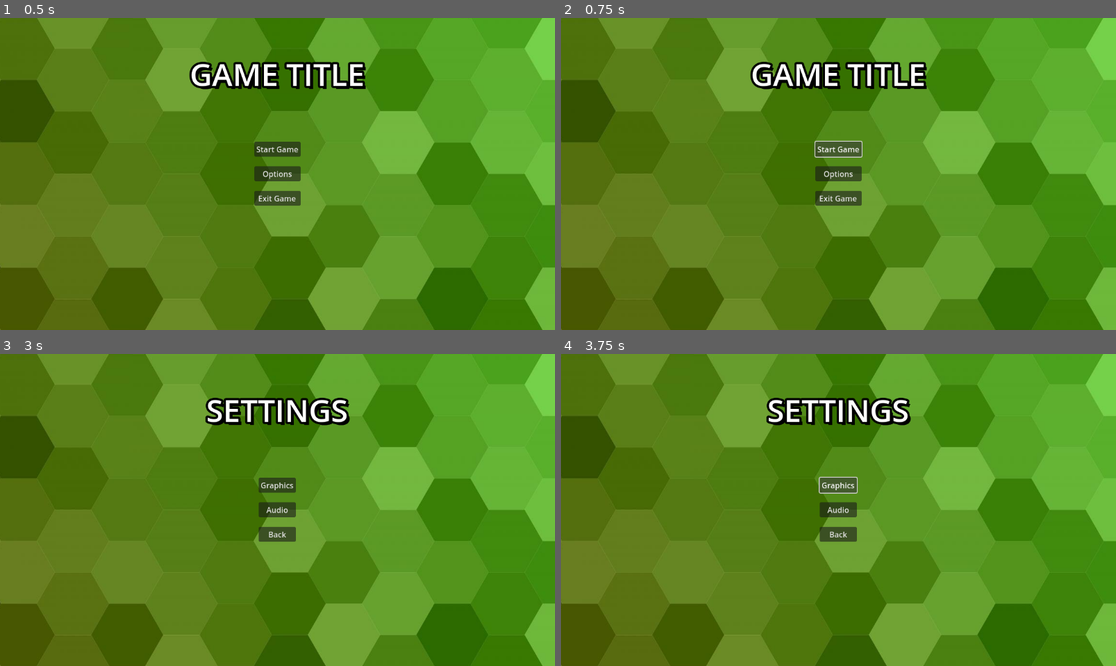
Above: before the commit, frames 1-4 (two rows, left to right).
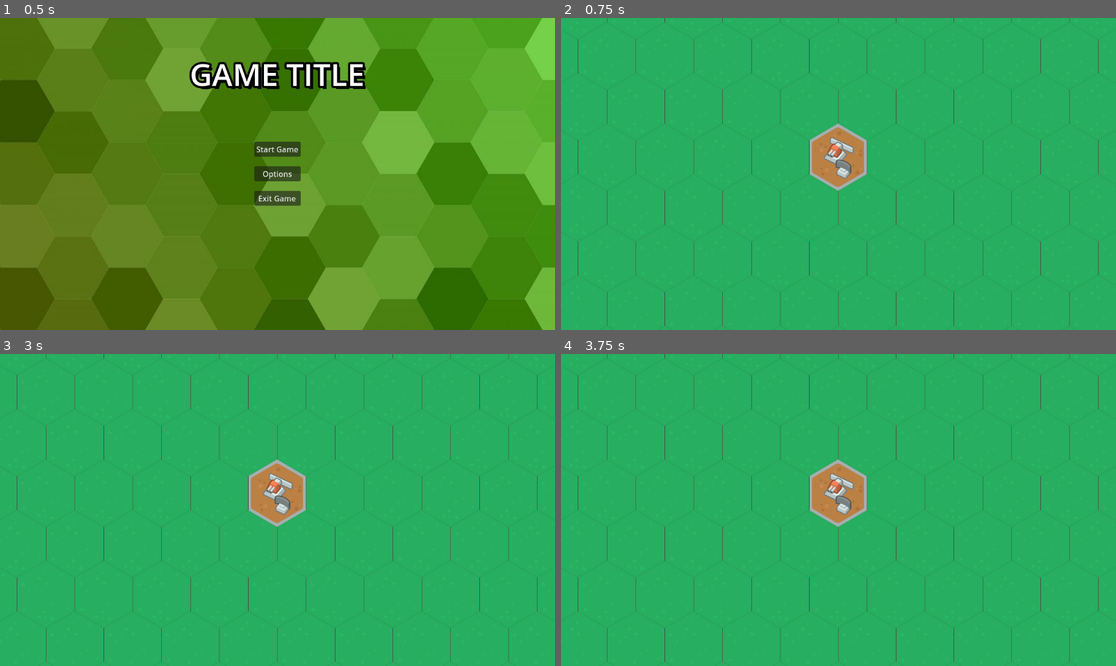
Above: after the commit, the same moments.

Repository: haw-peter/Sustainable_Game_Uni_Project
Game: Godot game, scene res://main_menu.tscn
The game is run twice, just before and just after one commit, with the same random seed, the same clock (stepped at 60 frames per second) and the same inputs.
Inputs (mouse positions are in pixels of both pictures, inside the frame that each line leads up to):
- Up to frame 1 (0.5 s): no input
- Up to frame 2 (0.75 s): click "Start Game" at 0.5 s
- Up to frame 3 (3 s): click (277, 485) at 1.25 s, where only the run before the commit has a clickable "Start Game"; click (277, 485) at 2 s, where only the run before the commit has a clickable "Start Game"; click (277, 510) at 2.75 s, where only the run before the commit has a clickable "Options"
- Up to frame 4 (3.75 s): click (838, 485) at 3.5 s, where only the run before the commit has a clickable "Graphics"

Frame 1 is identical in both runs. In frame 2, 100% of the frame differs, in the area x 0-100%, y 0-100%; in frame 3, 100%; in frame 4, 100%.

Commit message:
Map Files and Scene Transition added

Diff:
--- /dev/null
+++ b/Scenes/main.tscn
@@ -0,0 +1,13 @@
+[gd_scene load_steps=4 format=3 uid="uid://c3l7itki7dyc5"]
+
+[ext_resource type="PackedScene" uid="uid://8perof1x4lj2" path="res://Scenes/tilemap_main.tscn" id="1_l3huc"]
+[ext_resource type="Script" path="res://Scripts/tilemap_main.gd" id="2_nitlo"]
+[ext_resource type="Script" path="res://Scripts/Camera2D.gd" id="3_bcm6o"]
+
+[node name="Main" type="Node"]
+
+[node name="Tilemap Main" parent="." instance=ExtResource("1_l3huc")]
+script = ExtResource("2_nitlo")
+
+[node name="Camera2D" type="Camera2D" parent="."]
+script = ExtResource("3_bcm6o")
--- /dev/null
+++ b/Scenes/tilemap_main.tscn
@@ -0,0 +1,188 @@
+[gd_scene load_steps=6 format=3 uid="uid://8perof1x4lj2"]
+
+[ext_resource type="Texture2D" uid="uid://ddx8kdyyqrxjs" path="res://HexTiles(Kenney)/Spritesheets/hexagonTerrain_sheet.png" id="1_ldbeh"]
+[ext_resource type="Texture2D" uid="uid://dbrdc0w0aaevu" path="res://HexTiles(Kenney)/Spritesheets/hexagonBuildings_sheet.png" id="2_40mn0"]
+
+[sub_resource type="TileSetAtlasSource" id="TileSetAtlasSource_m7ahw"]
+texture = ExtResource("1_ldbeh")
+margins = Vector2i(1, 0)
+separation = Vector2i(2, 2)
+texture_region_size = Vector2i(120, 140)
+6:5/0 = 0
+2:3/0 = 0
+0:12/0 = 0
+5:1/0 = 0
+0:0/0 = 0
+0:1/0 = 0
+0:2/0 = 0
+0:3/0 = 0
+0:4/0 = 0
+0:5/0 = 0
+0:6/0 = 0
+0:7/0 = 0
+0:8/0 = 0
+0:9/0 = 0
+0:10/0 = 0
+0:11/0 = 0
+0:13/0 = 0
+1:0/0 = 0
+1:1/0 = 0
+1:2/0 = 0
+1:3/0 = 0
+1:4/0 = 0
+1:5/0 = 0
+1:6/0 = 0
+1:7/0 = 0
+1:8/0 = 0
+1:9/0 = 0
+1:10/0 = 0
+1:11/0 = 0
+1:12/0 = 0
+1:13/0 = 0
+2:0/0 = 0
+2:1/0 = 0
+2:2/0 = 0
+2:4/0 = 0
+2:5/0 = 0
+2:6/0 = 0
+2:7/0 = 0
+2:8/0 = 0
+2:9/0 = 0
+2:10/0 = 0
+2:11/0 = 0
+2:12/0 = 0
+2:13/0 = 0
+3:0/0 = 0
+3:1/0 = 0
+3:2/0 = 0
+3:3/0 = 0
+3:4/0 = 0
+3:5/0 = 0
+3:6/0 = 0
+3:7/0 = 0
+3:8/0 = 0
+3:9/0 = 0
+3:10/0 = 0
+3:11/0 = 0
+3:12/0 = 0
+3:13/0 = 0
+4:0/0 = 0
+4:1/0 = 0
+4:2/0 = 0
+4:3/0 = 0
+4:4/0 = 0
+4:5/0 = 0
+4:6/0 = 0
+4:7/0 = 0
+4:8/0 = 0
+4:9/0 = 0
+4:10/0 = 0
+4:11/0 = 0
+4:12/0 = 0
+4:13/0 = 0
+5:0/0 = 0
+5:2/0 = 0
+5:3/0 = 0
+5:4/0 = 0
+5:5/0 = 0
+5:6/0 = 0
+5:7/0 = 0
+5:11/0 = 0
+5:12/0 = 0
+5:13/0 = 0
+5:10/0 = 0
+5:9/0 = 0
+5:8/0 = 0
+6:0/0 = 0
+6:1/0 = 0
+6:2/0 = 0
+6:3/0 = 0
+6:4/0 = 0
+
+[sub_resource type="TileSetAtlasSource" id="TileSetAtlasSource_tn7ox"]
+texture = ExtResource("2_40mn0")
+margins = Vector2i(1, 0)
+separation = Vector2i(2, 2)
+texture_region_size = Vector2i(120, 140)
+0:0/0 = 0
+1:0/0 = 0
+2:0/0 = 0
+3:0/0 = 0
+4:0/0 = 0
+0:1/0 = 0
+1:1/0 = 0
+2:1/0 = 0
+3:1/0 = 0
+4:1/0 = 0
+0:2/0 = 0
+1:2/0 = 0
+2:2/0 = 0
+3:2/0 = 0
+4:2/0 = 0
+0:3/0 = 0
+1:3/0 = 0
+2:3/0 = 0
+3:3/0 = 0
+4:3/0 = 0
+0:4/0 = 0
+1:4/0 = 0
+2:4/0 = 0
+3:4/0 = 0
+4:4/0 = 0
+0:5/0 = 0
+1:5/0 = 0
+2:5/0 = 0
+3:5/0 = 0
+4:5/0 = 0
+0:6/0 = 0
+1:6/0 = 0
+2:6/0 = 0
+3:6/0 = 0
+4:6/0 = 0
+0:7/0 = 0
+1:7/0 = 0
+2:7/0 = 0
+3:7/0 = 0
+4:7/0 = 0
+0:8/0 = 0
+1:8/0 = 0
+2:8/0 = 0
+3:8/0 = 0
+4:8/0 = 0
+0:9/0 = 0
+1:9/0 = 0
+2:9/0 = 0
+3:9/0 = 0
+0:10/0 = 0
+1:10/0 = 0
+2:10/0 = 0
+3:10/0 = 0
+0:11/0 = 0
+1:11/0 = 0
+2:11/0 = 0
+3:11/0 = 0
+0:12/0 = 0
+1:12/0 = 0
+2:12/0 = 0
+3:12/0 = 0
+0:13/0 = 0
+1:13/0 = 0
+2:13/0 = 0
+3:13/0 = 0
+
+[sub_resource type="TileSet" id="TileSet_w13cx"]
+tile_shape = 3
+tile_size = Vector2i(120, 140)
+sources/0 = SubResource("TileSetAtlasSource_m7ahw")
+sources/1 = SubResource("TileSetAtlasSource_tn7ox")
+
+[node name="Tilemap Main" type="Node2D"]
+
+[node name="TileMap" type="TileMap" parent="."]
+tile_set = SubResource("TileSet_w13cx")
+format = 2
+layer_0/name = "Base"
+layer_1/name = "Buildings"
+layer_1/tile_data = PackedInt32Array()
+layer_2/name = "Cursor"
+layer_2/tile_data = PackedInt32Array()
--- /dev/null
+++ b/Scripts/Camera2D.gd
@@ -0,0 +1,39 @@
+extends Camera2D
+
+var BorderSize = 30 # Variable to set the Bordersize for camera
+var CameraSpeed = 30 # Variable to adjust the camera movespeed
+
+func _process(delta):
+
+# Block to check if the Mouse is on the edge of the screen, if yes move the camera
+	if get_viewport().get_mouse_position().x <= BorderSize:
+		position.x = lerp(position.x, position.x - CameraSpeed, 0.8)
+
+	if get_viewport().get_mouse_position().x >= get_viewport().get_visible_rect().size.x - BorderSize:
+		position.x = lerp(position.x, position.x + CameraSpeed, 0.8)
+
+	if get_viewport().get_mouse_position().y <= BorderSize:
+		position.y = lerp(position.y, position.y - CameraSpeed, 0.8)
+
+	if get_viewport().get_mouse_position().y >= get_viewport().get_visible_rect().size.y - BorderSize:
+		position.y = lerp(position.y, position.y + CameraSpeed, 0.6)
+
+
+func _input(event):
+# Mouse in viewport coordinates.
+	#if event is InputEventMouseButton:
+		#print("Mouse Click/Unclick at: ", event.position)
+	#elif event is InputEventMouseMotion:
+		#print("Mouse Motion at: ", event.position)
+		# Alternative CameraMovement
+		#if Input.is_action_pressed("CameraMove"):
+			#position += Vector2(-event.relative.x / 2, -event.relative.y / 2)
+	# Zooms in/out Camera with Mwheel
+	if event.is_action_pressed("Zoom+"):
+		zoom = zoom + Vector2(0.1, 0.1)
+	if event.is_action_pressed("Zoom-"):
+		zoom = zoom - Vector2(0.1, 0.1)
+
+   # Print the size of the viewport.
+	#print("Viewport Resolution is: ", get_viewport().get_visible_rect().size)
+	#print("Viewport Zoom: ", zoom)
--- /dev/null
+++ b/Scripts/tilemap_main.gd
@@ -0,0 +1,60 @@
+extends Node2D
+
+var StartSize = 20
+var Dic = {}
+var LastIndicator = Vector2i(0,0)
+var TileDic = get_all_tile_coords($TileMap.get_tileset().get_source(1))
+
+var SelectedItem = 1
+
+# Called when the node enters the scene tree for the first time.
+func _ready():
+	var tilemap = $TileMap
+
+# initial Mapgeneration
+	for x in range(-StartSize, StartSize, 1):
+		for y in range(-StartSize, StartSize, 1):
+			Dic[str(Vector2i(x,y))] = {
+				"Type" : "Grass"
+				}
+			tilemap.set_cell(0, Vector2i(x,y), 0, Vector2i(5,1),0)
+
+
+func _input(event):
+
+	#if event is InputEventMouseMotion:
+		#$TileMap.set_cell(1, LastIndicator, 1, Vector2i(0,0),-1) # delete old
+		#$TileMap.clear_layer(1)
+		#$TileMap.set_cell(1, $TileMap.local_to_map(get_global_mouse_position()), 1, TileDic[SelectedItem],0) #
+
+	if event.is_action_pressed("Change+"):
+		if SelectedItem < 64:
+			SelectedItem += 1
+		else:
+			SelectedItem = 1
+	if event.is_action_pressed("Change-"):
+		if SelectedItem == 1:
+			SelectedItem = 64
+		else:
+			SelectedItem -= 1
+
+	if event.is_action_pressed("Place"):
+		$TileMap.set_cell(1, $TileMap.local_to_map(get_global_mouse_position()), 1, TileDic[SelectedItem],0)
+	if event.is_action_pressed("Remove"):
+		$TileMap.erase_cell(1, $TileMap.local_to_map(get_global_mouse_position()))
+
+
+
+# Called every frame. 'delta' is the elapsed time since the previous frame.
+func _process(delta):
+	#print("Selected Index", SelectedItem)
+	$TileMap.clear_layer(2)
+	$TileMap.set_cell(2, $TileMap.local_to_map(get_global_mouse_position()), 1, TileDic[SelectedItem],0) #
+
+static func get_all_tile_coords(tile_source: TileSetSource) -> Array[Vector2i]:
+	var coords: Array[Vector2i] = []
+
+	for i in tile_source.get_tiles_count():
+		coords.append(tile_source.get_tile_id(i))
+
+	return coords
--- a/main_menu.gd
+++ b/main_menu.gd
@@ -5,3 +5,6 @@
 
 func _on_exit_pressed():
 	get_tree().quit()
+
+func _on_play_pressed():
+	get_tree().change_scene_to_file("res://Scenes/main.tscn")
--- a/project.godot
+++ b/project.godot
@@ -14,3 +14,45 @@
 run/main_scene="res://main_menu.tscn"
 config/features=PackedStringArray("4.2", "Forward Plus")
 config/icon="res://icon.svg"
+
+[input]
+
+Zoom+={
+"deadzone": 0.5,
+"events": [Object(InputEventMouseButton,"resource_local_to_scene":false,"resource_name":"","device":-1,"window_id":0,"alt_pressed":false,"shift_pressed":false,"ctrl_pressed":false,"meta_pressed":false,"button_mask":8,"position":Vector2(45, 16),"global_position":Vector2(49, 57),"factor":1.0,"button_index":4,"canceled":false,"pressed":true,"double_click":false,"script":null)
+, Object(InputEventKey,"resource_local_to_scene":false,"resource_name":"","device":-1,"window_id":0,"alt_pressed":false,"shift_pressed":false,"ctrl_pressed":false,"meta_pressed":false,"pressed":false,"keycode":0,"physical_keycode":4194320,"key_label":0,"unicode":0,"echo":false,"script":null)
+]
+}
+Zoom-={
+"deadzone": 0.5,
+"events": [Object(InputEventMouseButton,"resource_local_to_scene":false,"resource_name":"","device":-1,"window_id":0,"alt_pressed":false,"shift_pressed":false,"ctrl_pressed":false,"meta_pressed":false,"button_mask":16,"position":Vector2(135, 7),"global_position":Vector2(139, 48),"factor":1.0,"button_index":5,"canceled":false,"pressed":true,"double_click":false,"script":null)
+, Object(InputEventKey,"resource_local_to_scene":false,"resource_name":"","device":-1,"window_id":0,"alt_pressed":false,"shift_pressed":false,"ctrl_pressed":false,"meta_pressed":false,"pressed":false,"keycode":0,"physical_keycode":4194322,"key_label":0,"unicode":0,"echo":false,"script":null)
+]
+}
+CameraMove={
+"deadzone": 0.5,
+"events": [Object(InputEventMouseButton,"resource_local_to_scene":false,"resource_name":"","device":-1,"window_id":0,"alt_pressed":false,"shift_pressed":false,"ctrl_pressed":false,"meta_pressed":false,"button_mask":4,"position":Vector2(118, 21),"global_position":Vector2(122, 62),"factor":1.0,"button_index":3,"canceled":false,"pressed":true,"double_click":false,"script":null)
+]
+}
+Change+={
+"deadzone": 0.5,
+"events": [Object(InputEventKey,"resource_local_to_scene":false,"resource_name":"","device":-1,"window_id":0,"alt_pressed":false,"shift_pressed":false,"ctrl_pressed":false,"meta_pressed":false,"pressed":false,"keycode":0,"physical_keycode":4194321,"key_label":0,"unicode":0,"echo":false,"script":null)
+, Object(InputEventKey,"resource_local_to_scene":false,"resource_name":"","device":-1,"window_id":0,"alt_pressed":false,"shift_pressed":false,"ctrl_pressed":false,"meta_pressed":false,"pressed":false,"keycode":0,"physical_keycode":69,"key_label":0,"unicode":101,"echo":false,"script":null)
+]
+}
+Change-={
+"deadzone": 0.5,
+"events": [Object(InputEventKey,"resource_local_to_scene":false,"resource_name":"","device":-1,"window_id":0,"alt_pressed":false,"shift_pressed":false,"ctrl_pressed":false,"meta_pressed":false,"pressed":false,"keycode":0,"physical_keycode":4194319,"key_label":0,"unicode":0,"echo":false,"script":null)
+, Object(InputEventKey,"resource_local_to_scene":false,"resource_name":"","device":-1,"window_id":0,"alt_pressed":false,"shift_pressed":false,"ctrl_pressed":false,"meta_pressed":false,"pressed":false,"keycode":0,"physical_keycode":81,"key_label":0,"unicode":113,"echo":false,"script":null)
+]
+}
+Place={
+"deadzone": 0.5,
+"events": [Object(InputEventMouseButton,"resource_local_to_scene":false,"resource_name":"","device":-1,"window_id":0,"alt_pressed":false,"shift_pressed":false,"ctrl_pressed":false,"meta_pressed":false,"button_mask":1,"position":Vector2(74, 24),"global_position":Vector2(78, 65),"factor":1.0,"button_index":1,"canceled":false,"pressed":true,"double_click":false,"script":null)
+]
+}
+Remove={
+"deadzone": 0.5,
+"events": [Object(InputEventMouseButton,"resource_local_to_scene":false,"resource_name":"","device":-1,"window_id":0,"alt_pressed":false,"shift_pressed":false,"ctrl_pressed":false,"meta_pressed":false,"button_mask":2,"position":Vector2(65, 25),"global_position":Vector2(69, 66),"factor":1.0,"button_index":2,"canceled":false,"pressed":true,"double_click":false,"script":null)
+]
+}
Binary file added: HexTiles(Kenney)/PNG/Objects/anvil.png
Not shown, added: HexTiles(Kenney)/PNG/Objects/anvil.png.import
Binary file added: HexTiles(Kenney)/PNG/Objects/archway.png
Not shown, added: HexTiles(Kenney)/PNG/Objects/archway.png.import
Binary file added: HexTiles(Kenney)/PNG/Objects/banner.png
Not shown, added: HexTiles(Kenney)/PNG/Objects/banner.png.import
Binary file added: HexTiles(Kenney)/PNG/Objects/beigeBuilding.png
Not shown, added: HexTiles(Kenney)/PNG/Objects/beigeBuilding.png.import
Binary file added: HexTiles(Kenney)/PNG/Objects/beigeBuilding_side.png
Not shown, added: HexTiles(Kenney)/PNG/Objects/beigeBuilding_side.png.import
Binary file added: HexTiles(Kenney)/PNG/Objects/box1.png
Not shown, added: HexTiles(Kenney)/PNG/Objects/box1.png.import
(and 630 more such lines)
